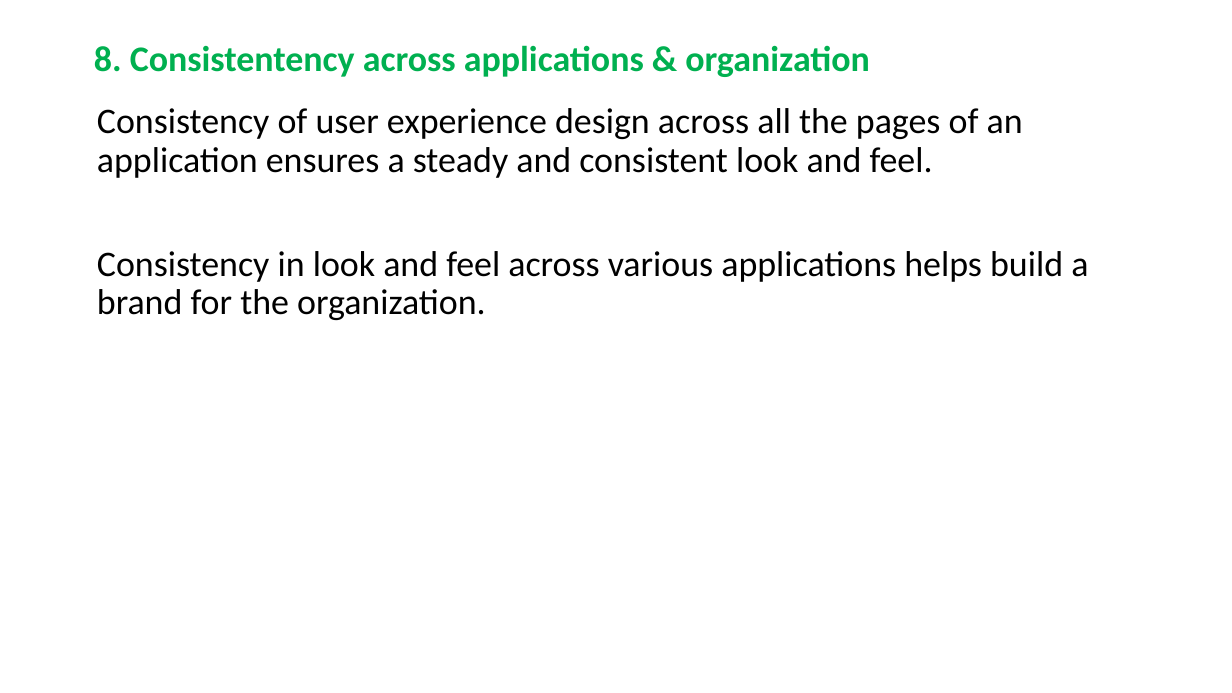
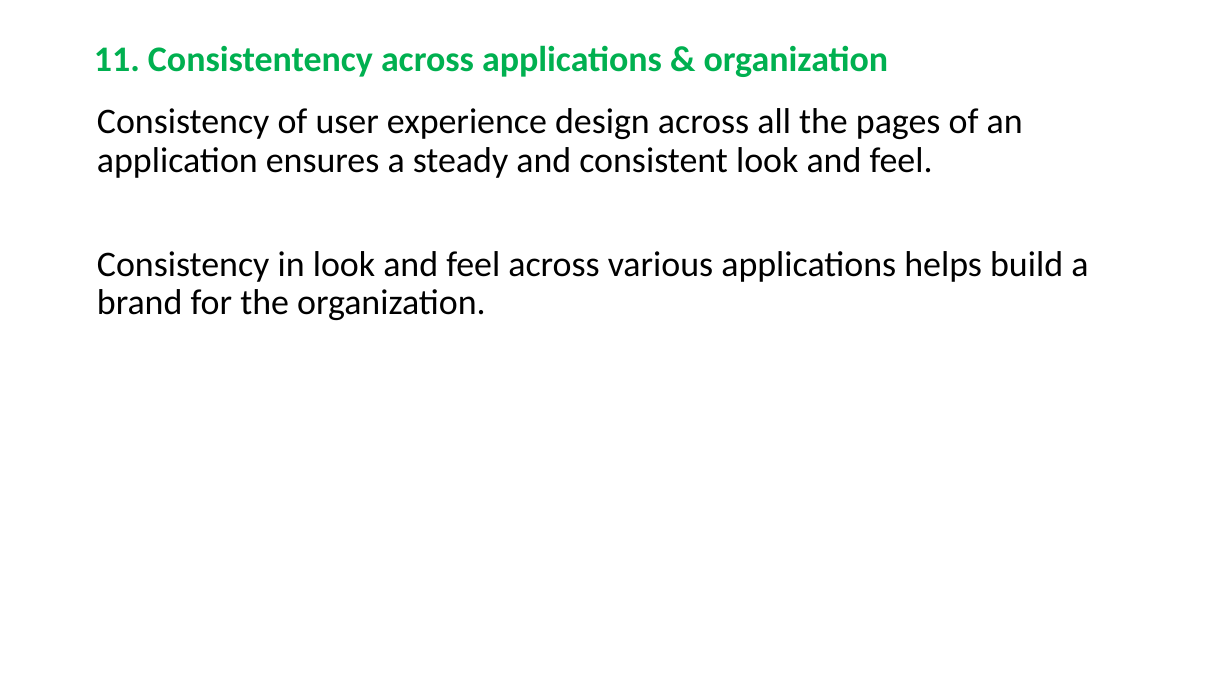
Before and after one commit to RaghavanKasthuri/Industry-Best-Practices, a slide deck: slide 12 of UX Best Practices.pptx (slide 9 before the commit). Drawn at 1232x693 pixels with LibreOffice and Linux fonts; fonts in the diff are those of the drawing. Boxes give left, top, right and bottom in pixels: in the first picture for what was removed or moved away, otherwise in the second. Text is boxed around its words. In the diff, an @@ line names an element or a change of style, - is before the commit and + after.

```diff
--- a/UX Best Practices.pptx
+++ b/UX Best Practices.pptx
@@ title at bbox=[94, 45, 889, 77]: text changed @@
-8. Consistentency across applications & organization
+11. Consistentency across applications & organization
```
Also in this commit, not shown: 12 other slides changed, 4 slides added, 1 other file.
